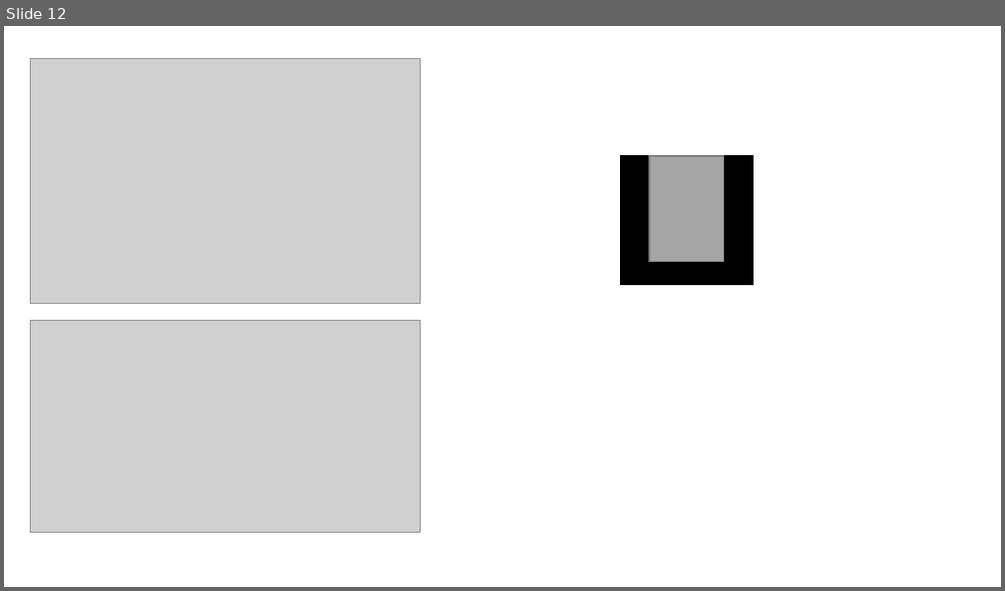
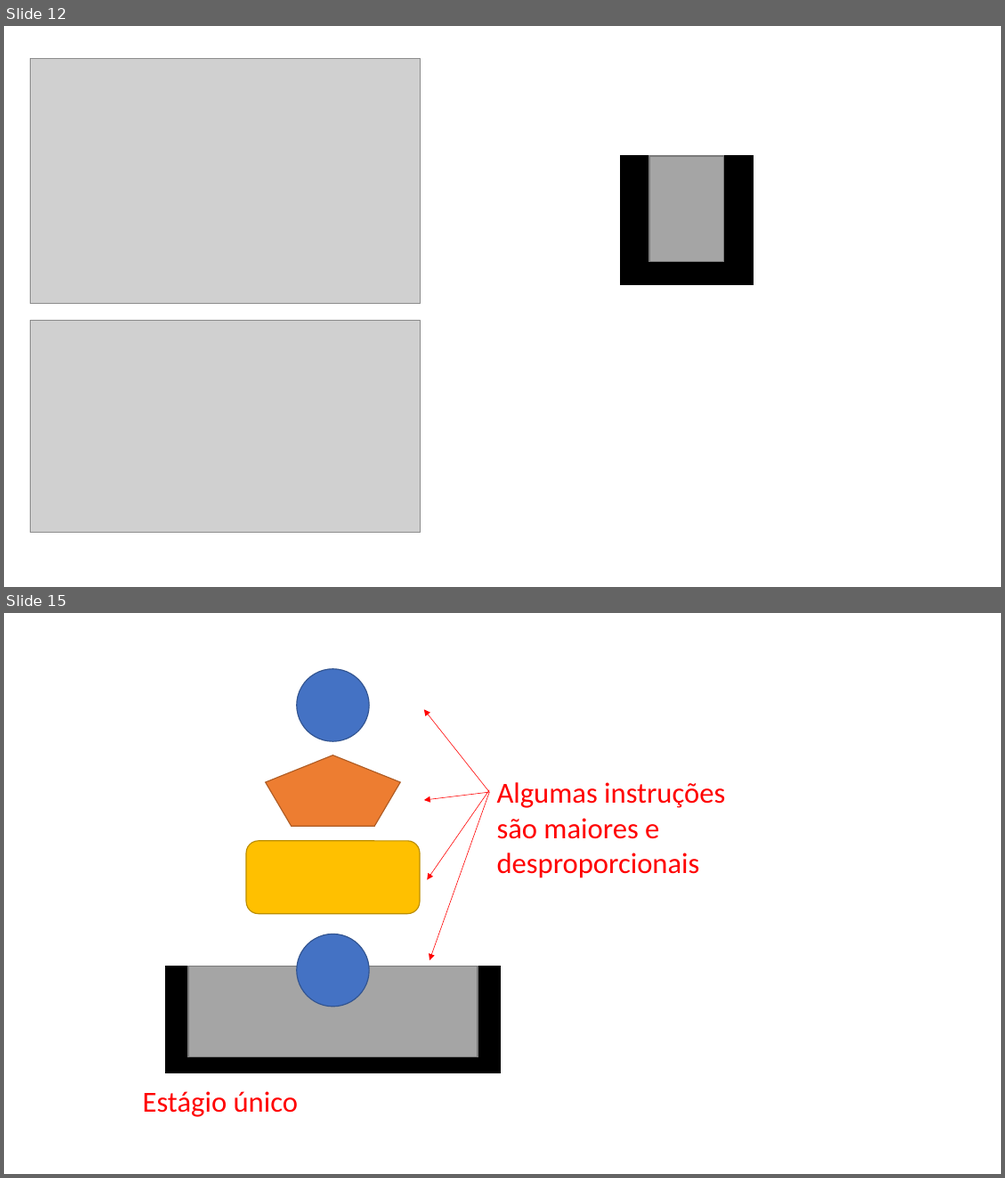
Before and after one commit to lucaslrodri/tcc_ufba, a slide deck: Word/Figuras.pptx. Shown one above the other, each under a label of ours: slide 12 before the commit, slides 12 and 15 after it; the slides between them are not shown. The pictures are 1005x591 and 1005x1178 pixels, drawn with LibreOffice and Linux fonts; fonts in the diff are those of the drawing; grey boxes stand for pictures. Boxes give left, top, right and bottom in pixels: in the first picture for what was removed or moved away, otherwise in the second. Text is boxed around its words. In the diff, an @@ line names an element or a change of style, - is before the commit and + after.

Commit message:
Voltei hj, mas tô desmovitado, ajudaa..., adicionei algumas coisas

```diff
--- a/Word/Figuras.pptx
+++ b/Word/Figuras.pptx
@@ slide 15 added at (4, 613, 1001, 1174), background #FFFFFF @@
@@ ellipse added at (297, 669, 369, 742), fill #4472C4, outline #325491 1 pt @@
@@ arrow added from (489, 792) to (424, 709), #FF0000 0.5 pt @@
@@ pentagon added at (266, 755, 400, 826), fill #ED7D31, outline #AF5C24 1 pt @@
@@ arrow added from (489, 792) to (424, 800), #FF0000 0.5 pt @@
@@ arrow added from (489, 790) to (428, 880), #FF0000 0.5 pt @@
@@ arrow added from (489, 792) to (429, 960), #FF0000 0.5 pt @@
@@ text added at (497, 782, 725, 878), 28 pt, text #FF0000 @@
+Algumas instruções são maiores e desproporcionais
@@ rounded rectangle added at (246, 841, 420, 913), fill #FFC000, outline #BD8E00 1 pt @@
@@ ellipse added at (297, 933, 369, 1006), fill #4472C4, outline #325491 1 pt @@
@@ rectangle added at (165, 966, 500, 1073), fill #000000, outline #000000 1 pt @@
@@ rectangle added at (188, 966, 477, 1057), fill #A5A5A5, outline #7A7A7A 1 pt @@
@@ text added at (143, 1091, 299, 1117), 28 pt, text #FF0000 @@
+Estágio único
```
Also in this commit, not shown: 2 slides changed, 1 other slide added, 2 other files.
